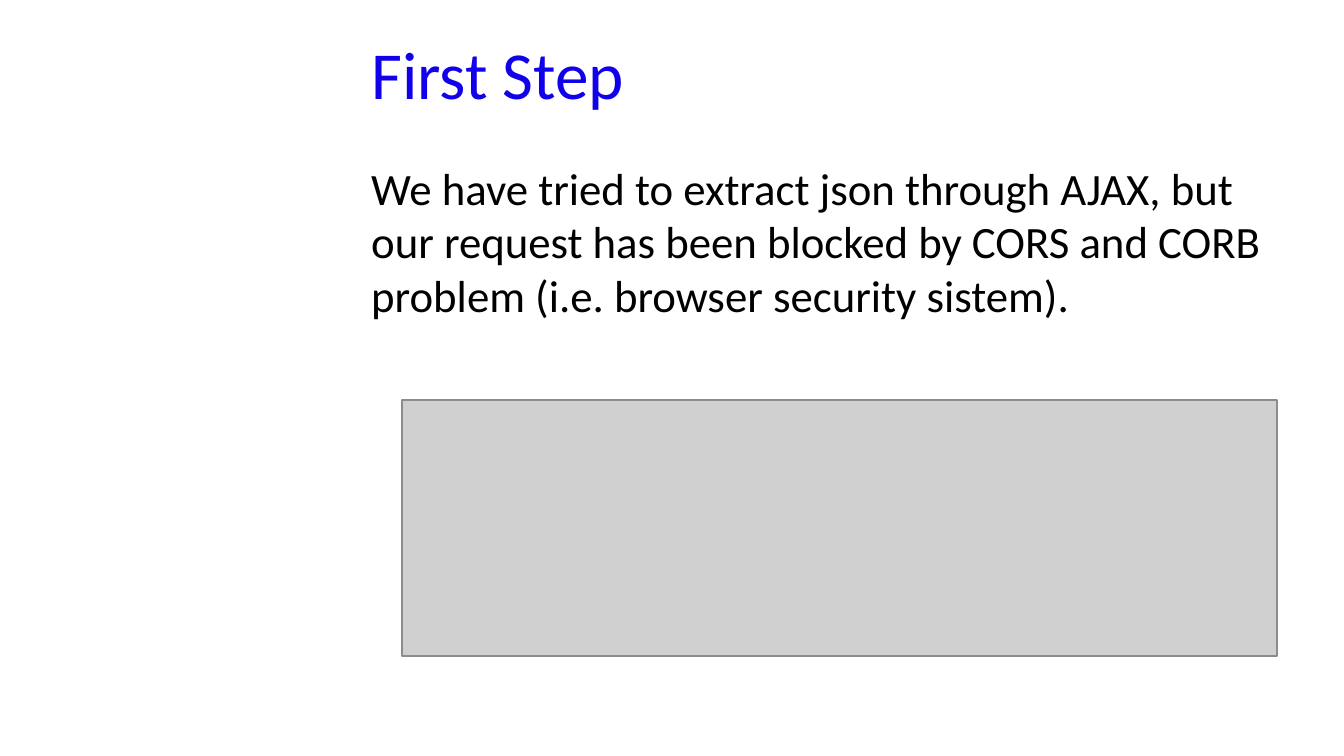
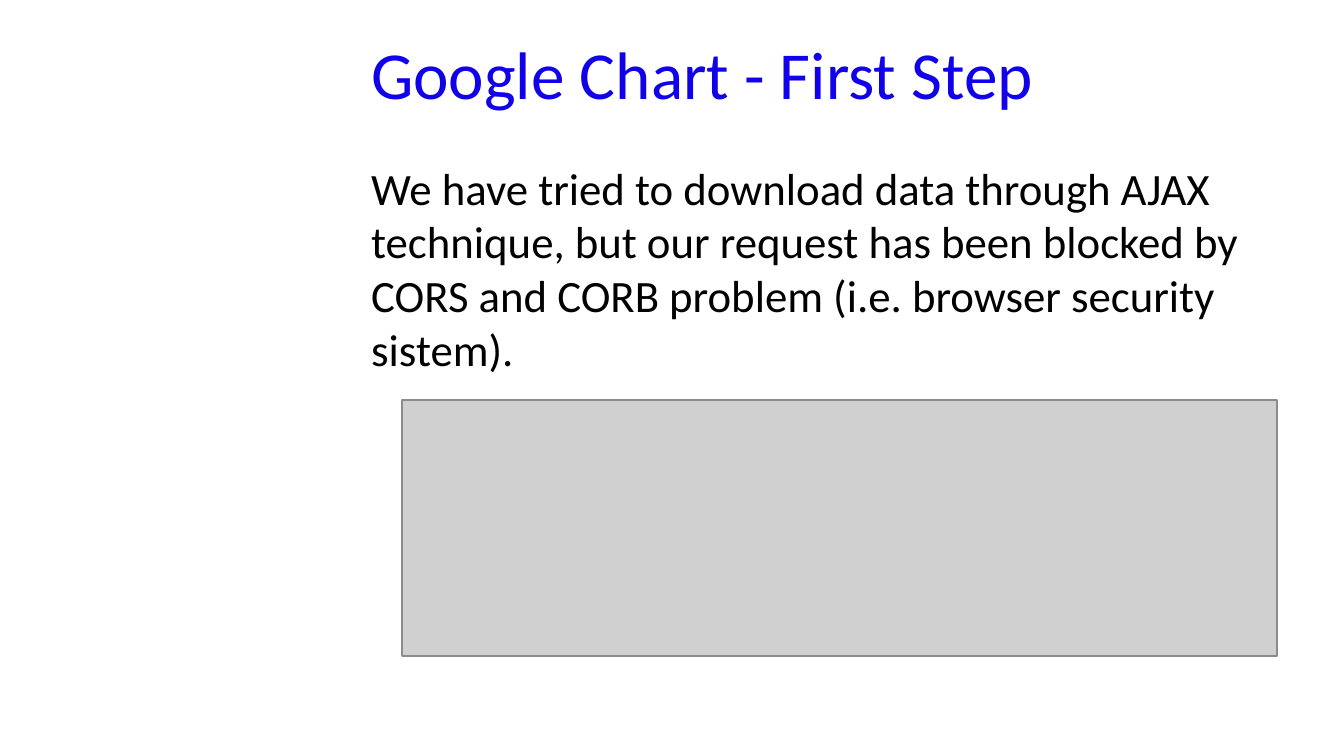
Before and after one commit to GabriM97/CryptoWolf, a slide deck: slide 21 of Student Presentation/Student_Presentation.odp (slide 20 before the commit). Drawn at 1344x756 pixels with LibreOffice and Linux fonts; fonts in the diff are those of the drawing; grey boxes stand for pictures; background and template pictures are left out. Boxes give left, top, right and bottom in pixels: in the first picture for what was removed or moved away, otherwise in the second. Text is boxed around its words. In the diff, an @@ line names an element or a change of style, - is before the commit and + after.

```diff
--- a/Student Presentation/Student_Presentation.odp
+++ b/Student Presentation/Student_Presentation.odp
@@ title at (x1=371, y1=52, x2=1033, y2=111): text changed @@
-First Step
+Google Chart - First Step
@@ text at (x1=371, y1=174, x2=1238, y2=372): text changed @@
-We have tried to extract json through AJAX, but our request has been blocked by CORS and CORB problem (i.e. browser security sistem).
+We have tried to download data through AJAX technique, but our request has been blocked by CORS and CORB problem (i.e. browser security sistem).
```
Also in this commit, not shown: 17 other slides changed, 4 slides added, 3 slides removed, 5 other files.
